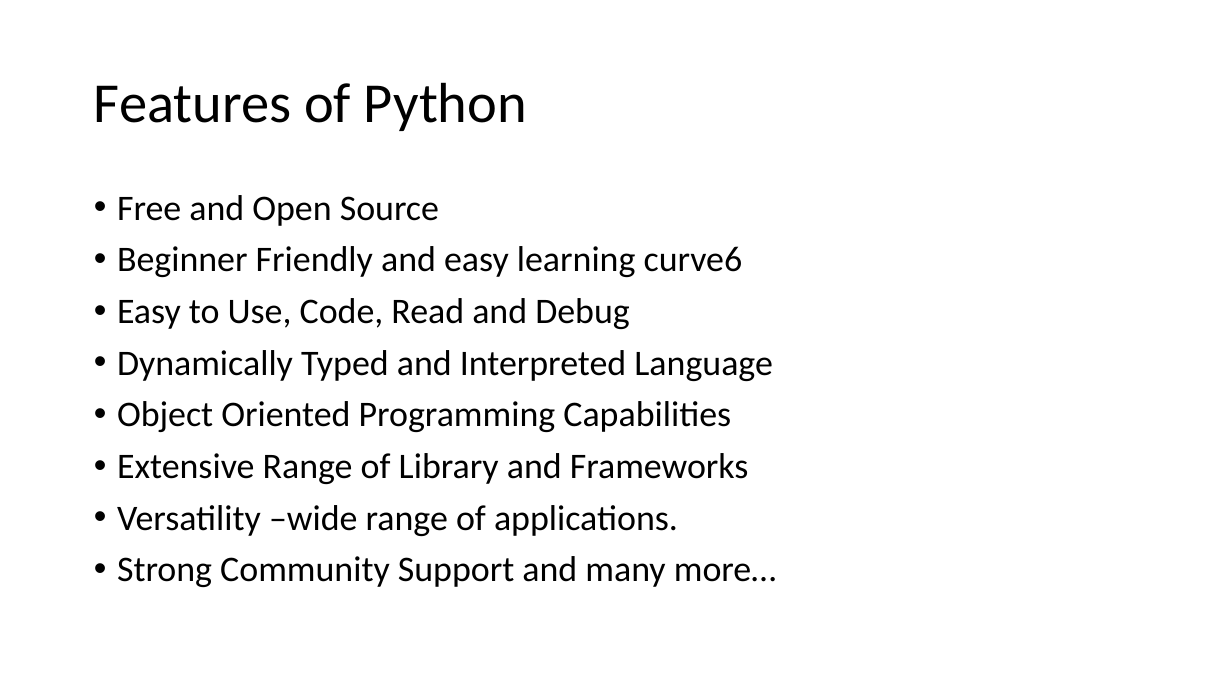
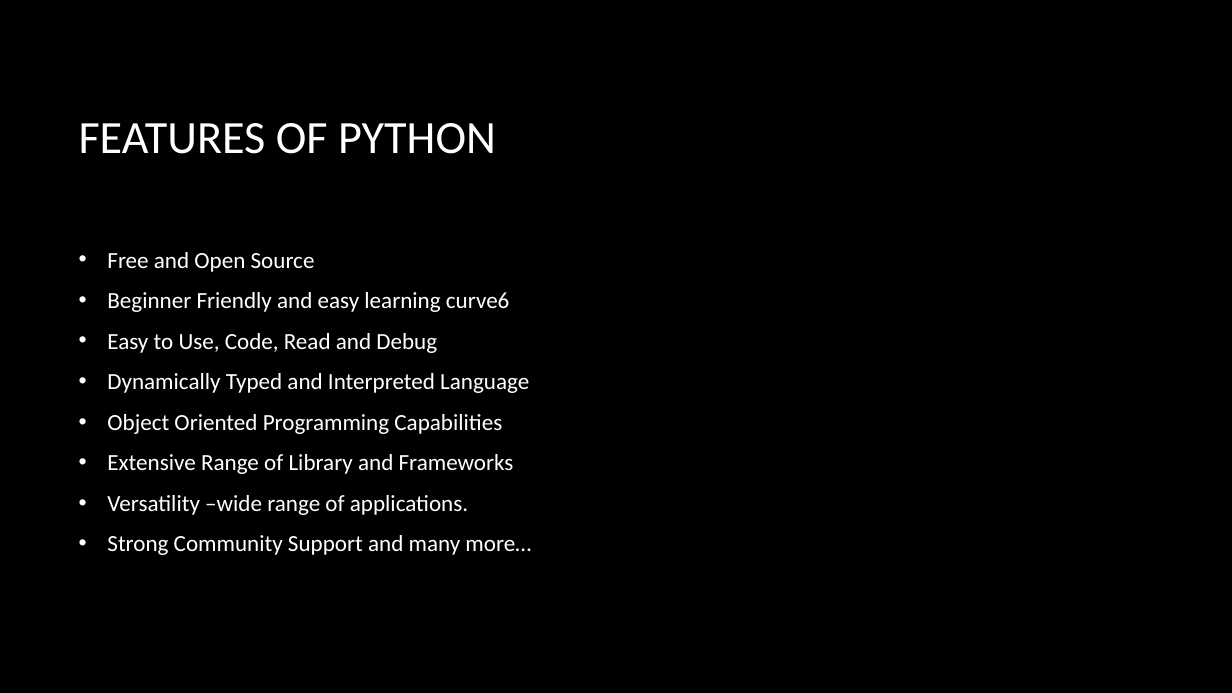
Before and after one commit to sumanpaudel1997/Python-For-Data-Science, a slide deck: slide 4 of ch_00_setup/1. Introduction to Python Programming.pptx. Drawn at 1232x693 pixels with LibreOffice and Linux fonts; fonts in the diff are those of the drawing; background and template pictures are left out. Boxes give left, top, right and bottom in pixels: in the first picture for what was removed or moved away, otherwise in the second. Text is boxed around its words. In the diff, an @@ line names an element or a change of style, - is before the commit and + after.

```diff
--- a/ch_00_setup/1. Introduction to Python Programming.pptx
+++ b/ch_00_setup/1. Introduction to Python Programming.pptx
@@ background #FFFFFF to picture (left out) @@
@@ title at bbox=[79, 123, 496, 154]: text changed; size 44 to 36 pt; text colour #000000 to #FFFFFF @@
-Features of Python
+FEATURES OF PYTHON
@@ text "Free and Open Source": place and size @@
-text "Free and Open Source" at bbox=[117, 195, 776, 587]
+text "Free and Open Source" at bbox=[107, 252, 531, 555]
@@ text "Free and Open Source" at bbox=[107, 252, 531, 555]: size 28 to 18 pt, text colour #000000 to #FFFFFF; indent changed; line spacing 0.9 to 1; vertical alignment top to middle @@
```
Also in this commit, not shown: 3 other slides changed, 1 slide added, 2 slides removed, 6 other files.
